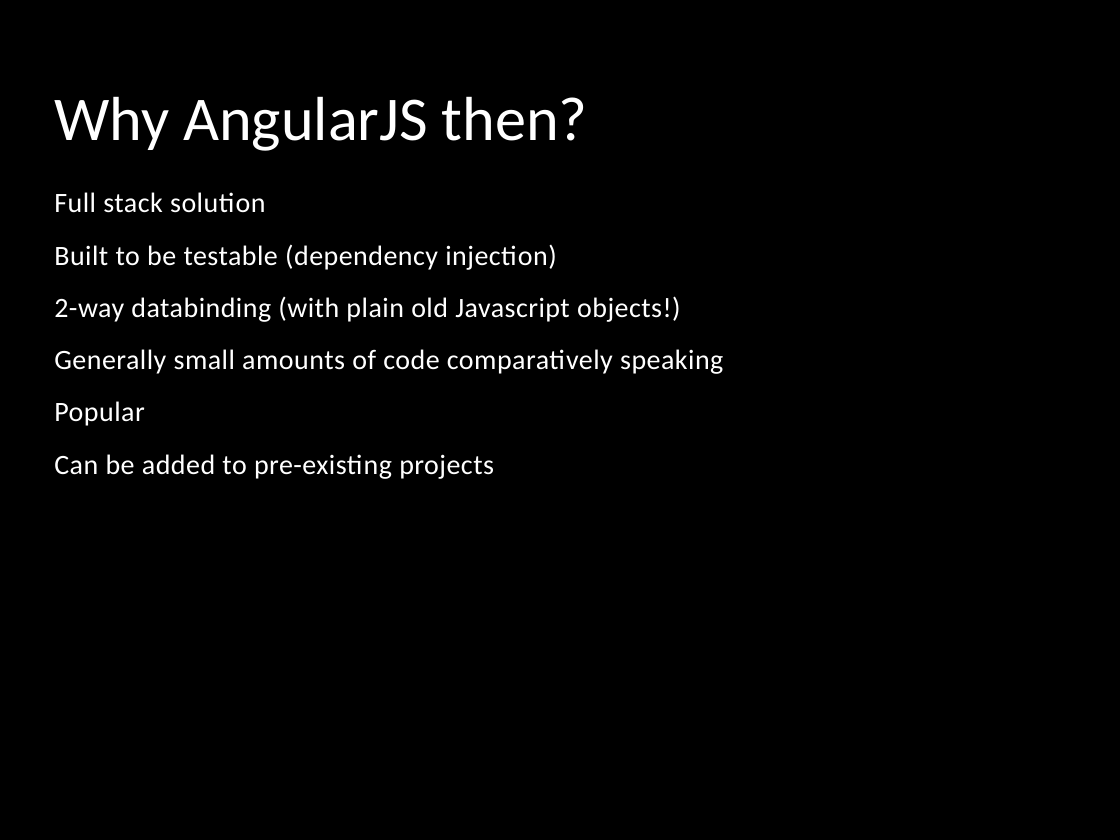
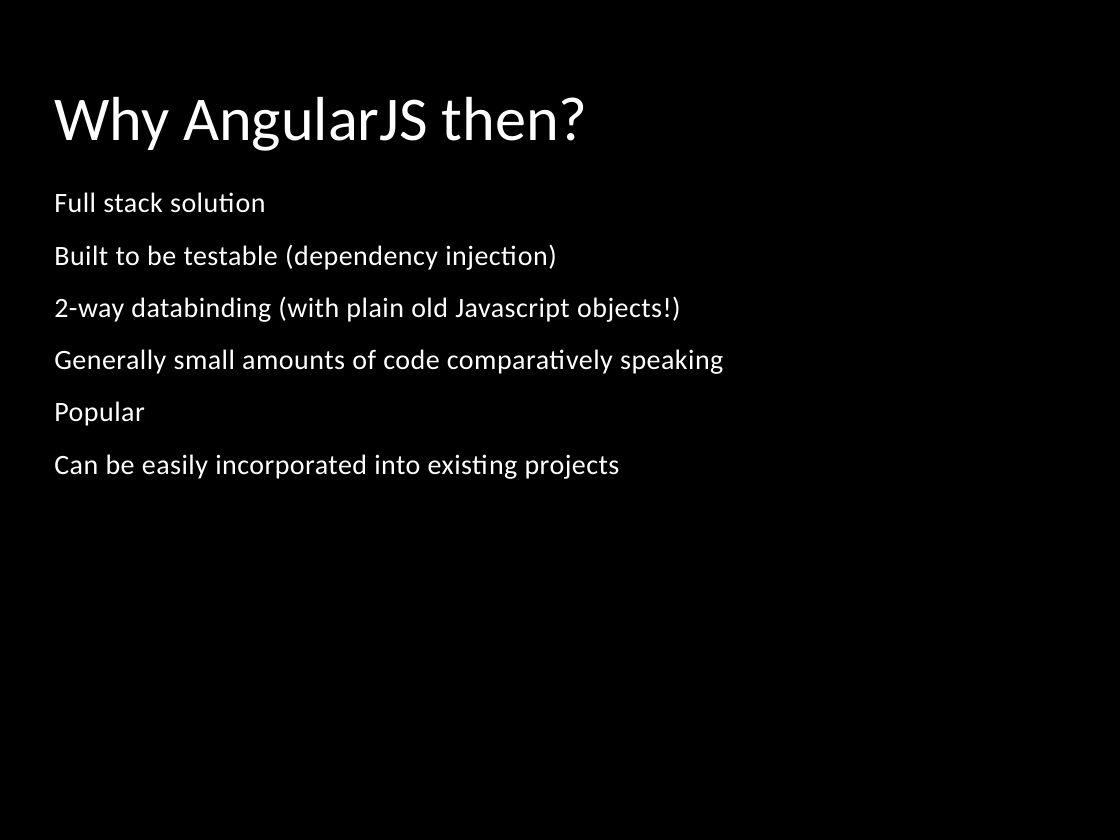
Before and after one commit to kevinkemp/Presentations, a slide deck: slide 6 of angularjs/AngularJS.pptx. Drawn at 1120x840 pixels with LibreOffice and Linux fonts; fonts in the diff are those of the drawing; background and template pictures are left out. Boxes give left, top, right and bottom in pixels: in the first picture for what was removed or moved away, otherwise in the second. Text is boxed around its words. In the diff, an @@ line names an element or a change of style, - is before the commit and + after.

```diff
--- a/angularjs/AngularJS.pptx
+++ b/angularjs/AngularJS.pptx
@@ text at (54, 454, 620, 479): text changed @@
-Can be added to pre-existing projects
+Can be easily incorporated into existing projects
```
Also in this commit, not shown: 1 other slide changed, 1 slide added.
